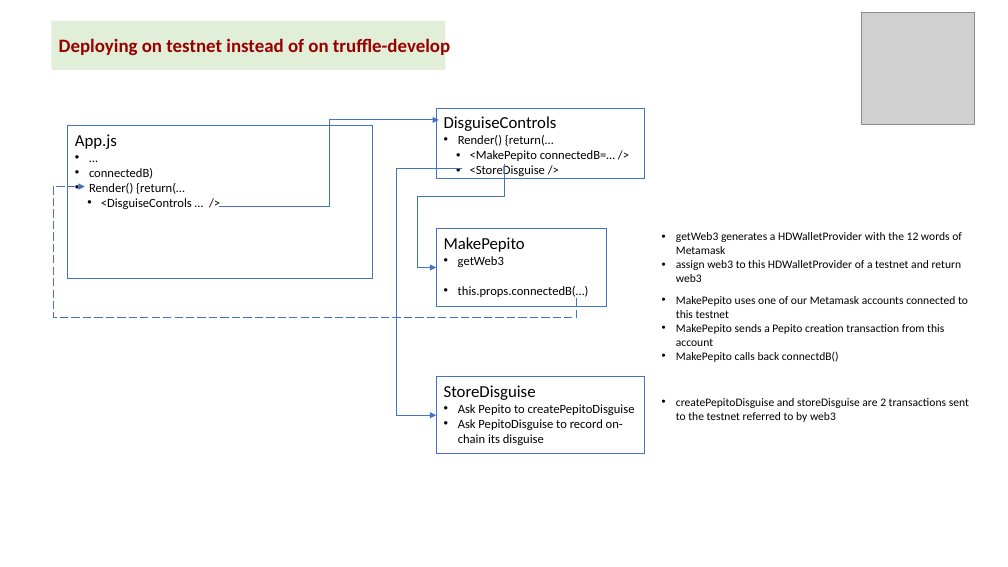
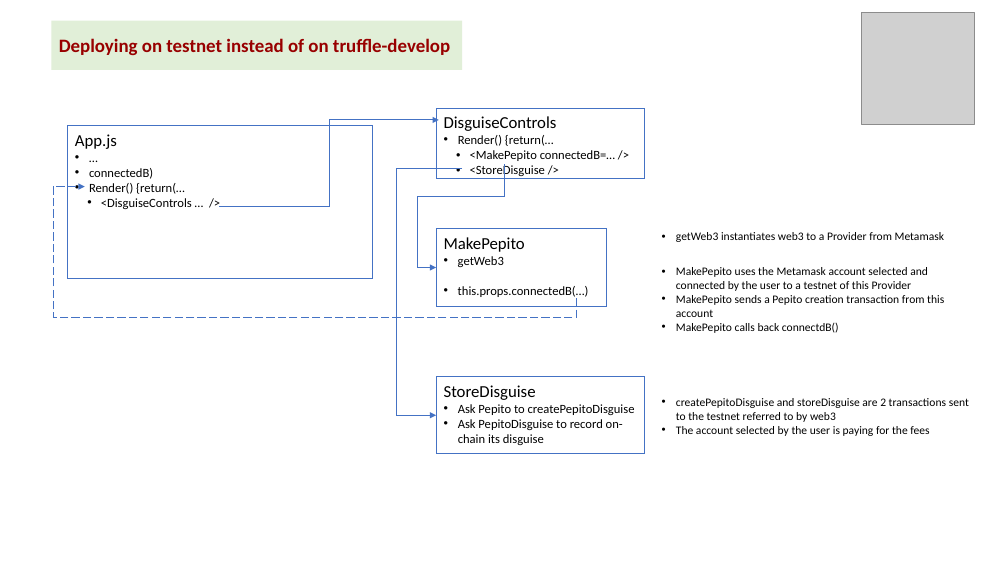
Before and after one commit to kvutien/Project-Machu-Picchu-2020, a slide deck: slide 9 of Pepito/Final Project Design.pptx. Drawn at 1008x567 pixels with LibreOffice and Linux fonts; fonts in the diff are those of the drawing; grey boxes stand for pictures. Boxes give left, top, right and bottom in pixels: in the first picture for what was removed or moved away, otherwise in the second. Text is boxed around its words. In the diff, an @@ line names an element or a change of style, - is before the commit and + after.

```diff
--- a/Pepito/Final Project Design.pptx
+++ b/Pepito/Final Project Design.pptx
@@ rectangle "Deploying on testnet instead of ..." resized from (x1=51, y1=20, x2=445, y2=70) to (x1=51, y1=20, x2=463, y2=70) @@
@@ text at (x1=676, y1=232, x2=944, y2=242): text changed @@
-• getWeb3 generates a HDWalletProvider with the 12 words of Metamask
-• assign web3 to this HDWalletProvider of a testnet and return web3
+• getWeb3 instantiates web3 to a Provider from Metamask
@@ text "MakePepito uses the Metamask account ..." moved from (x1=676, y1=296, x2=968, y2=362) to (x1=676, y1=267, x2=944, y2=333) @@
@@ text at (x1=676, y1=267, x2=928, y2=291): text changed @@
-• MakePepito uses one of our Metamask accounts connected to this testnet
+• MakePepito uses the Metamask account selected and connected by the user to a testnet of this Provider
@@ text at (x1=676, y1=426, x2=929, y2=436): paragraph added @@
+• The account selected by the user is paying for the fees
```
Also in this commit, not shown: 1 slide added, 6 other files.
